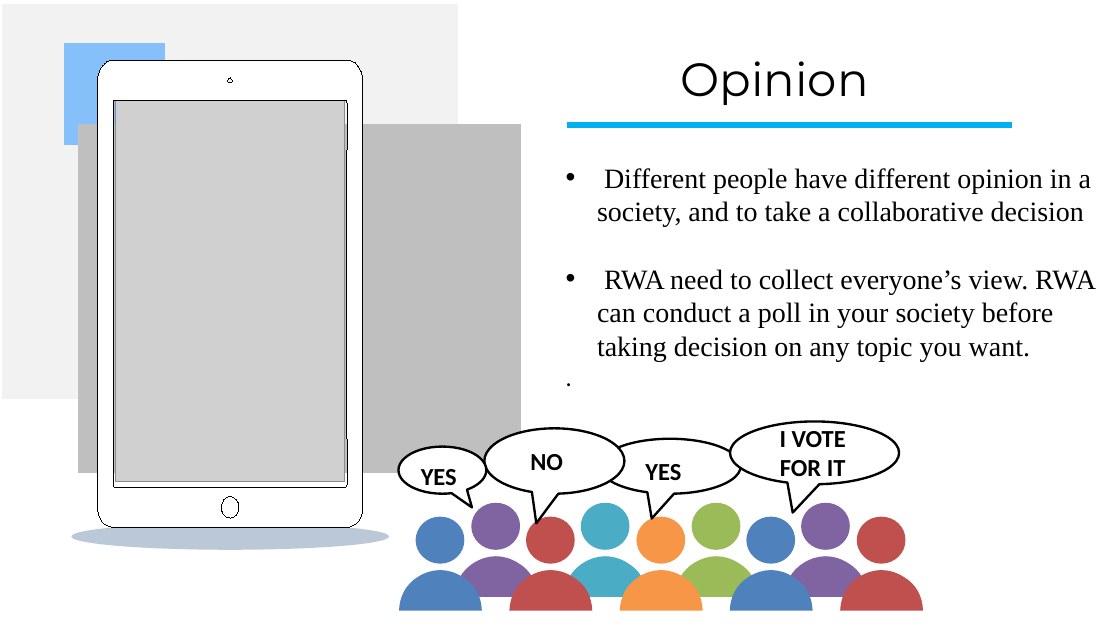
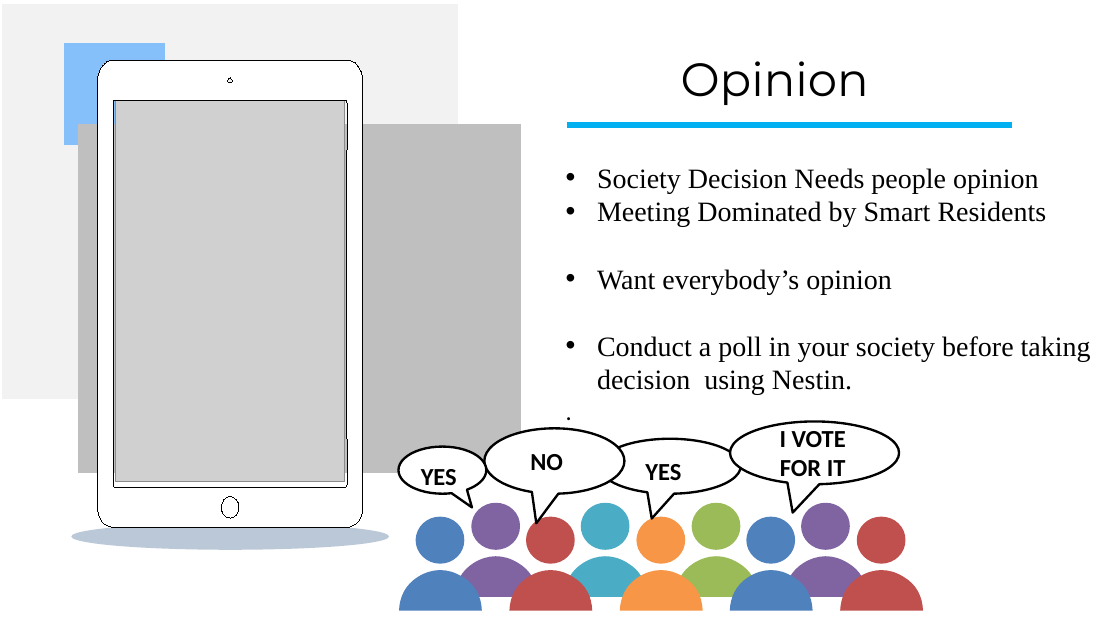
Before and after one commit to Anvisys/Documents, a slide deck: slide 13 of Nestin presentation.pptx. Drawn at 1120x630 pixels with LibreOffice and Linux fonts; fonts in the diff are those of the drawing; grey boxes stand for pictures. Boxes give left, top, right and bottom in pixels: in the first picture for what was removed or moved away, otherwise in the second. Text is boxed around its words. In the diff, an @@ line names an element or a change of style, - is before the commit and + after.

```diff
--- a/Nestin presentation.pptx
+++ b/Nestin presentation.pptx
@@ text at <box>597,168,1091,395</box>: text changed @@
-• Different people have different opinion in a society, and to take a collaborative decision
-• RWA need to collect everyone’s view. RWA can conduct a poll in your society before taking decision on any topic you want.
+• Society Decision Needs people opinion
+• Meeting Dominated by Smart Residents
+• Want everybody’s opinion
+• Conduct a poll in your society before taking decision using Nestin.
```
Also in this commit, not shown: 11 other slides changed, 1 slide added, 1 slide removed.
